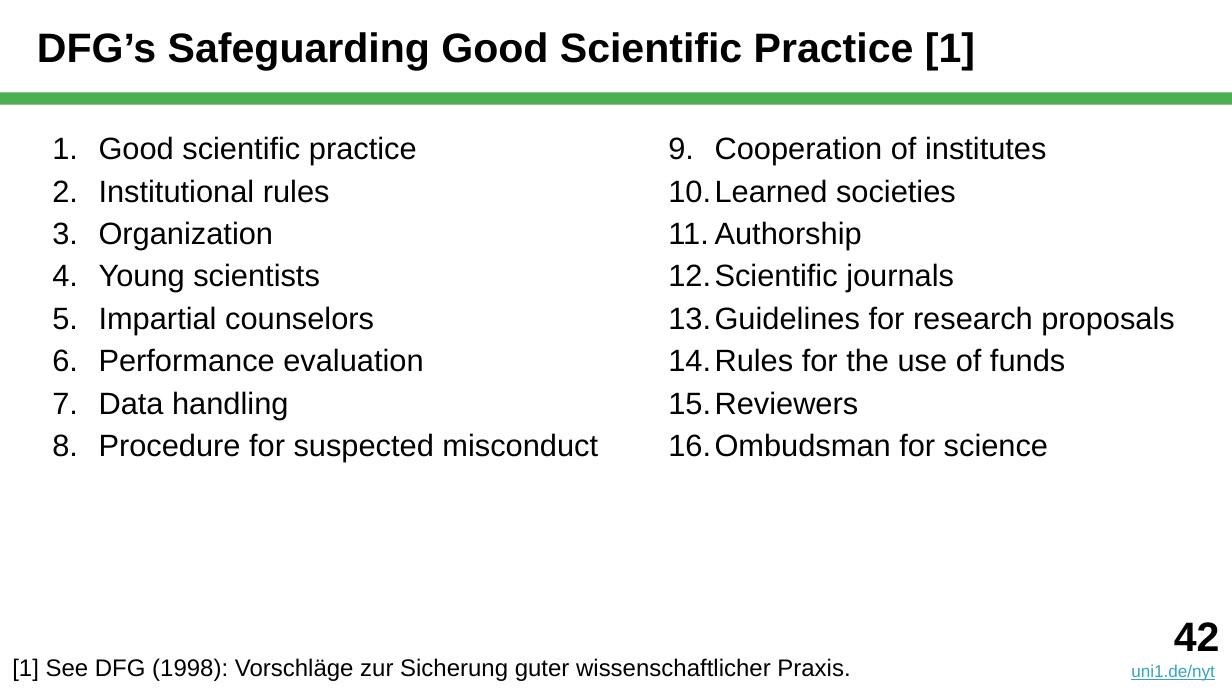
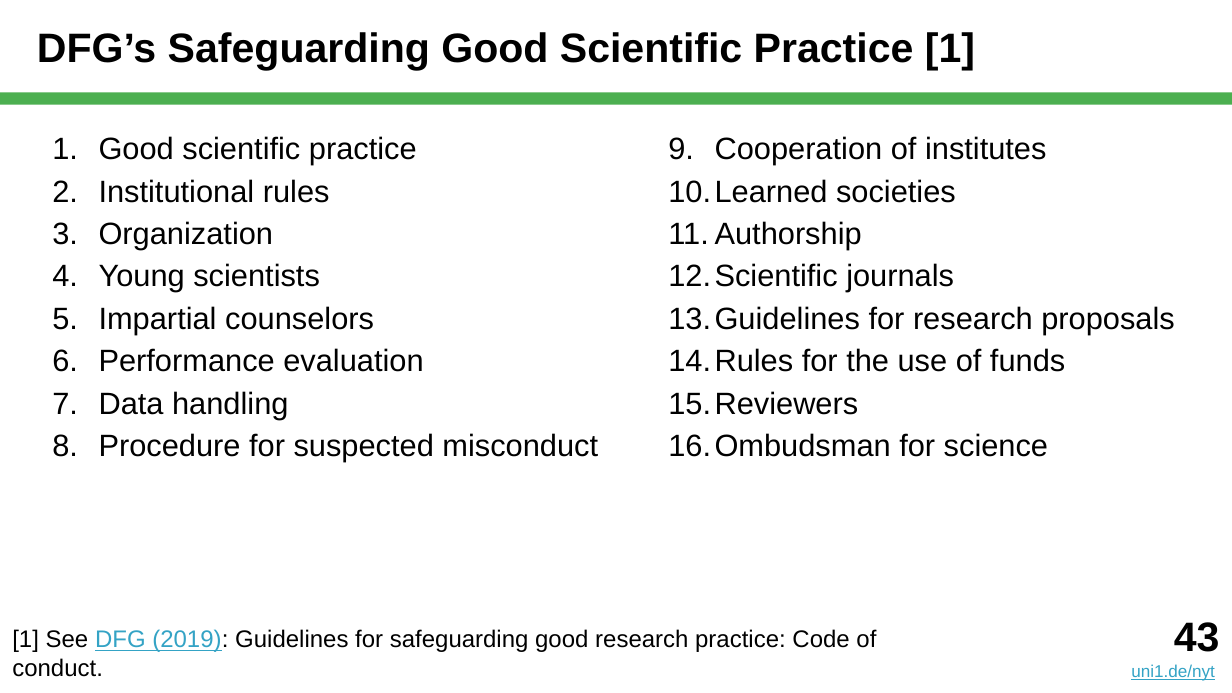
Before and after one commit to dirkriehle/nyt-course, a slide deck: slide 43 of Lecture slides/NYT B01 - What is Science.pptx (slide 42 before the commit). Drawn at 1232x693 pixels with LibreOffice and Linux fonts; fonts in the diff are those of the drawing. Boxes give left, top, right and bottom in pixels: in the first picture for what was removed or moved away, otherwise in the second. Text is boxed around its words. In the diff, an @@ line names an element or a change of style, - is before the commit and + after.

```diff
--- a/Lecture slides/NYT B01 - What is Science.pptx
+++ b/Lecture slides/NYT B01 - What is Science.pptx
@@ text at <box>12,629,876,677</box>: text changed @@
-[1] See DFG (1998): Vorschläge zur Sicherung guter wissenschaftlicher Praxis.
+[1] See DFG (2019): Guidelines for safeguarding good research practice: Code of conduct.
@@ text at <box>1174,622,1220,652</box>: text changed @@
-42
+43
```
Also in this commit, not shown: 15 other slides changed, 1 slide added, 27 other files.
